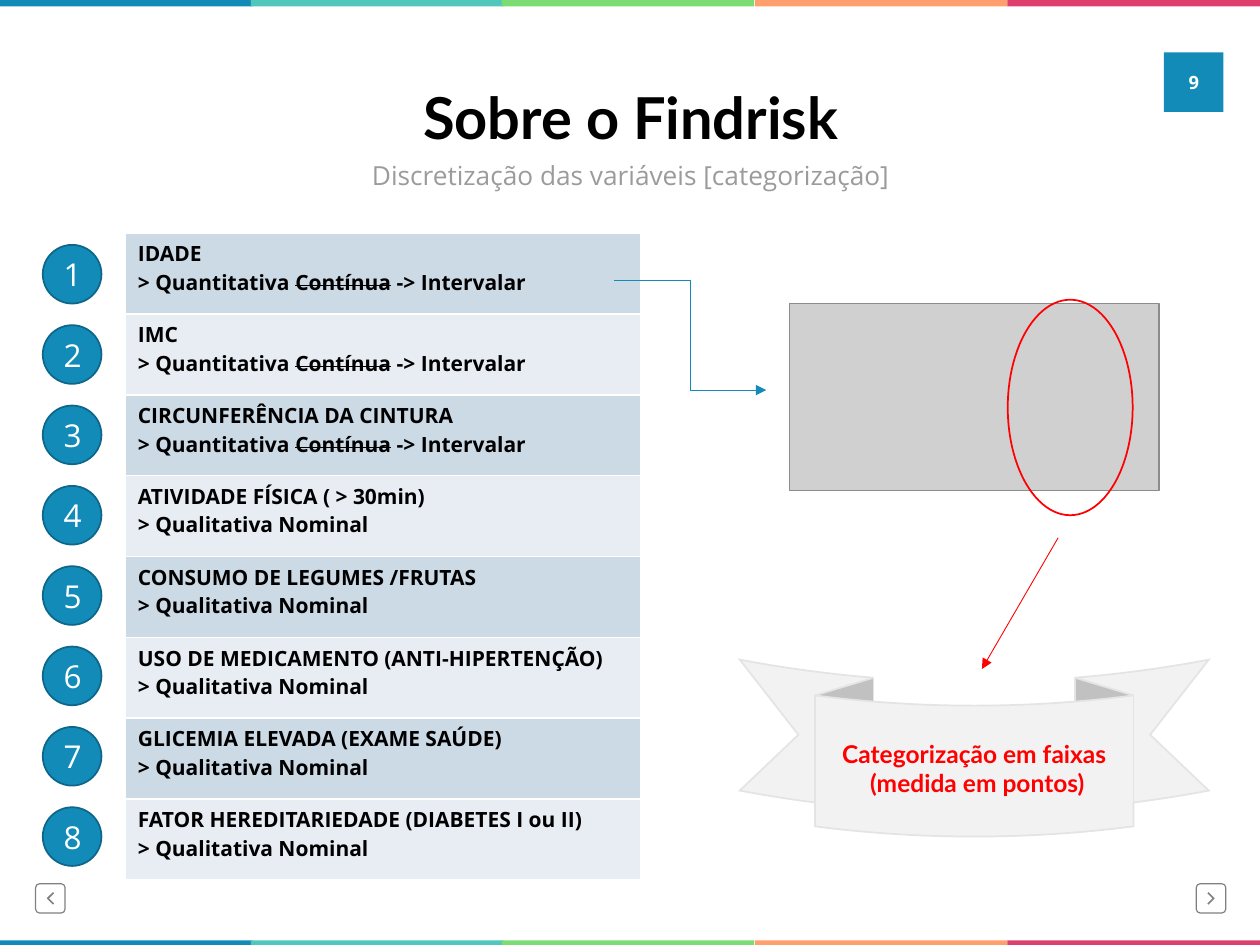
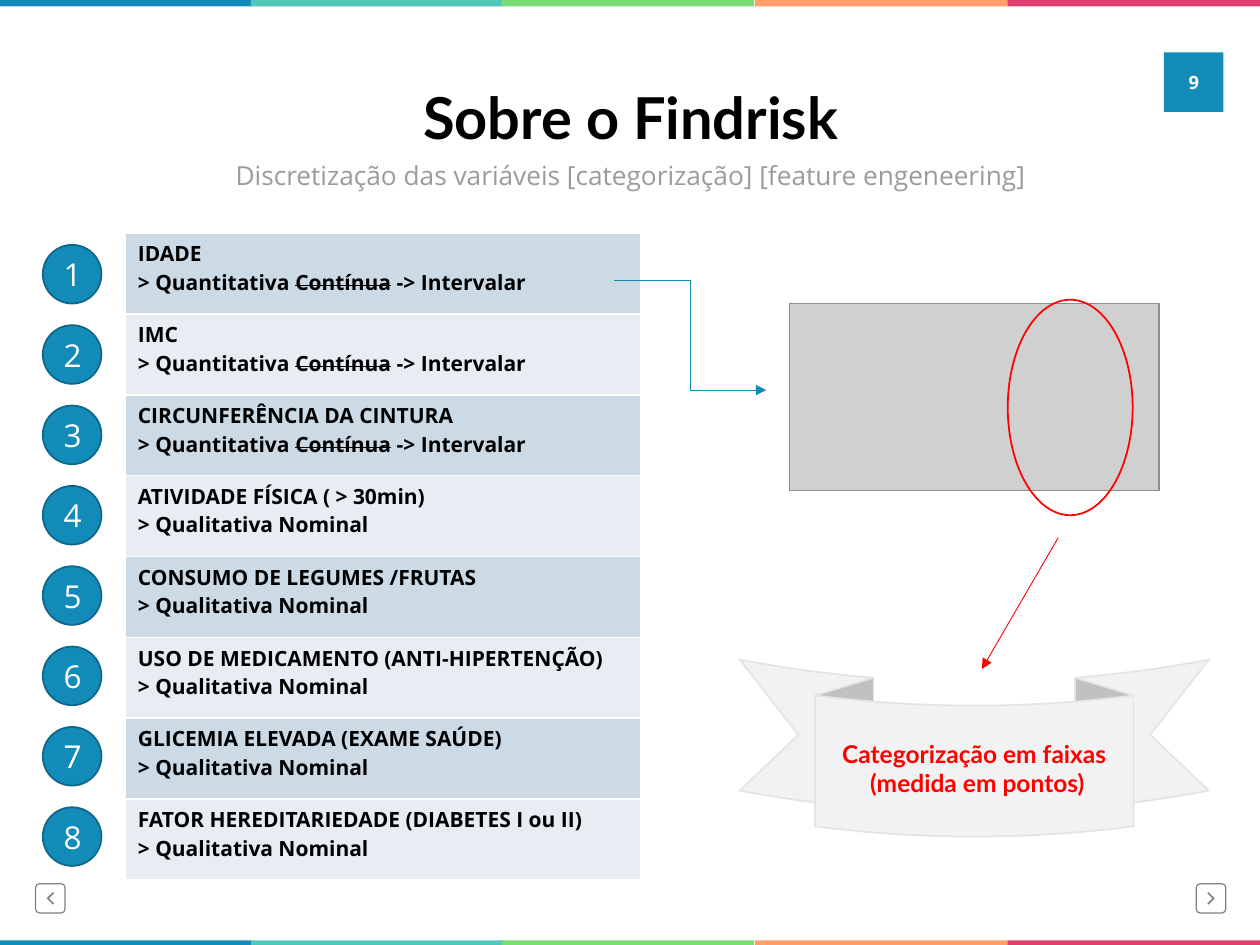
Before and after one commit to nosbielcs/verao_usp_2017, a slide deck: slide 9 of exploratoria/slide_final.pptx. Drawn at 1260x945 pixels with LibreOffice and Linux fonts; fonts in the diff are those of the drawing; grey boxes stand for pictures. Boxes give left, top, right and bottom in pixels: in the first picture for what was removed or moved away, otherwise in the second. Text is boxed around its words. In the diff, an @@ line names an element or a change of style, - is before the commit and + after.

```diff
--- a/exploratoria/slide_final.pptx
+++ b/exploratoria/slide_final.pptx
@@ text at [236,165,1025,191]: text changed @@
-Discretização das variáveis [categorização]
+Discretização das variáveis [categorização] [feature engeneering]
```
Also in this commit, not shown: 3 other slides changed, 1 other file.
